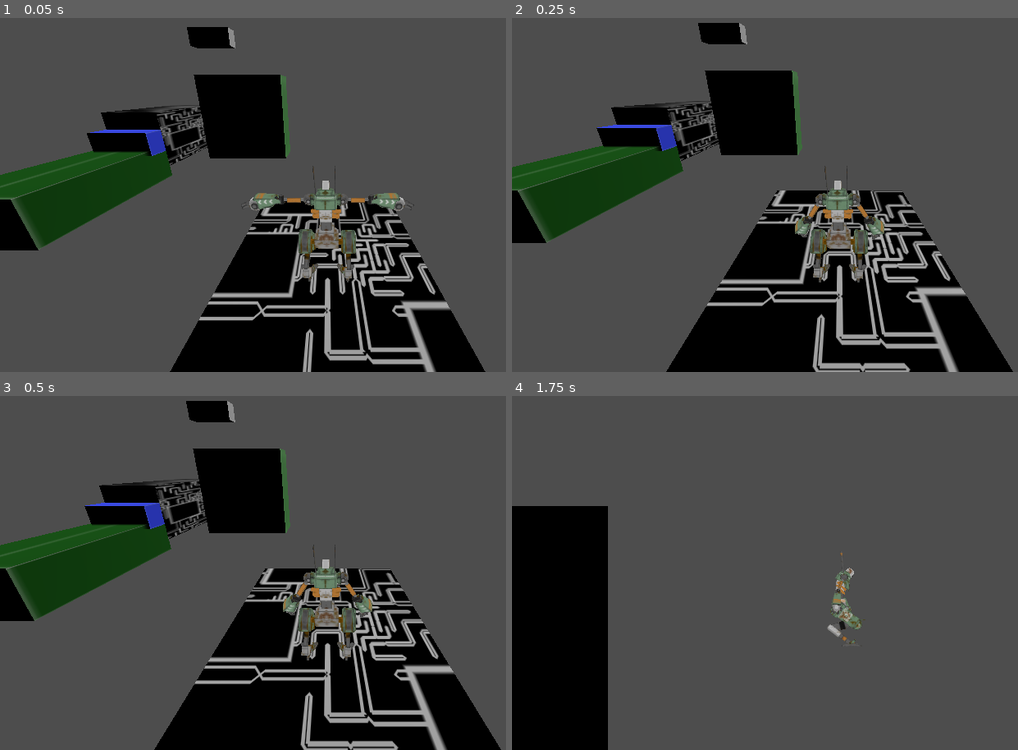
Above: before the commit, frames 1-4 (two rows, left to right).
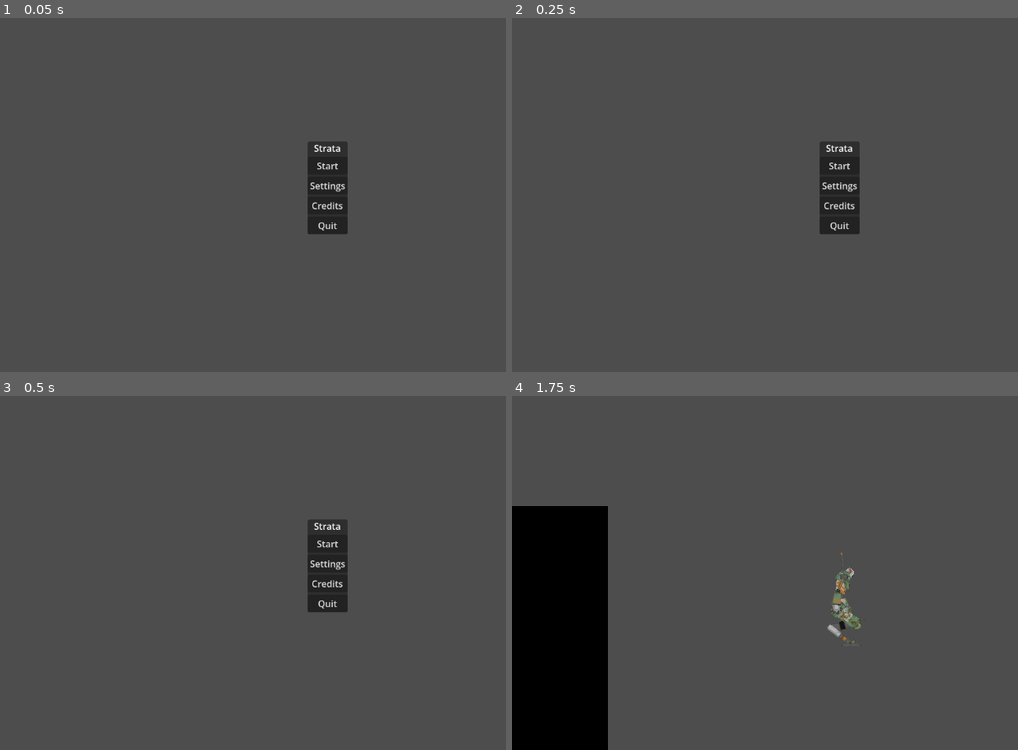
Above: after the commit, the same moments.

Repository: iriake/strata-project
Game: Godot game, scene res://ui/MainMenu.tscn
Two runs of this game, one before a commit and one after it. Both use one fixed random seed, a clock stepped at 60 frames per second and the inputs below. Before the commit the project starts from res://scenes/levels/level_1.tscn.
Inputs (mouse positions are in pixels of both pictures, inside the frame that each line leads up to):
- Up to frame 1 (0.05 s): no input
- Up to frame 2 (0.25 s): no input
- Up to frame 3 (0.5 s): no input
- Up to frame 4 (1.75 s): click (840, 544) at 0.5 s, where only the run after the commit has a clickable "Start"; hold D (move_right) from 1.28 s (still down); hold Tab (change_dimension) from 1.28 s (still down); tap Space (jump) at 1.52 s

The runs differ from the first frame. In frame 1, 34% of the frame differs, in the area x 0-96%, y 2-100%; in frame 2, 36%, in the area x 0-100%, y 1-100%; in frame 3, 36%; in frame 4, nothing differs.

Commit message:
Feature: Main menu added

Diff:
--- a/autoloads/level_manager.gd
+++ b/autoloads/level_manager.gd
@@ -8,9 +8,10 @@
 
 
 func start() -> void:
-	current_level = 0
-	if not levels.is_empty():
-		get_tree().change_scene_to_packed(levels[0])
+	get_tree().change_scene_to_file("res://scenes/levels/level_1.tscn")
+	#current_level = 0
+	#if not levels.is_empty():
+		#get_tree().change_scene_to_packed(levels[0])
 
 
 func next_level() -> void:
--- a/project.godot
+++ b/project.godot
@@ -11,7 +11,7 @@
 [application]
 
 config/name="strata"
-run/main_scene="uid://c4qc1r0xgkxha"
+run/main_scene="uid://byk7mffodrktd"
 config/features=PackedStringArray("4.6", "Forward Plus")
 config/icon="res://icon.svg"
 
